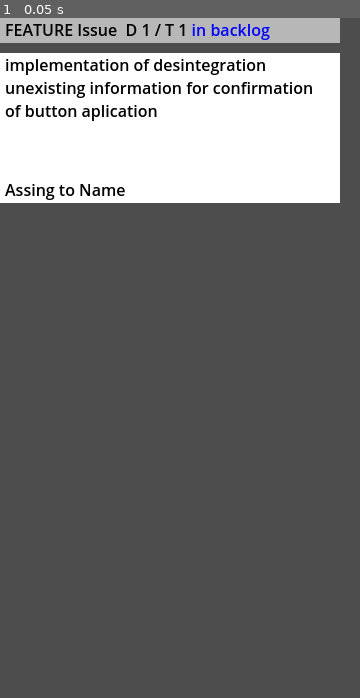
Above: before the commit, frame 1.
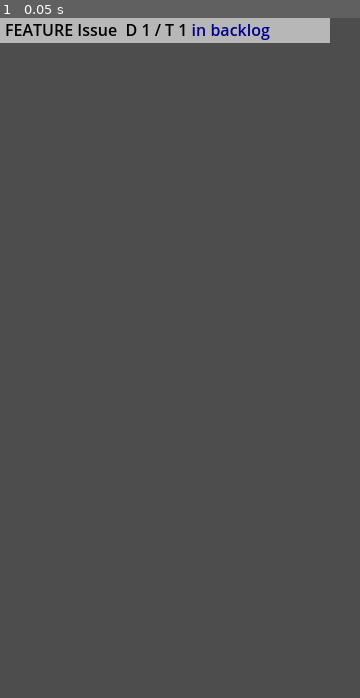
Above: after the commit, the same moment.

Repository: ltbk2023/pig
Game: Godot game, scene res://issue/issue.tscn
Two runs of this game, one before a commit and one after it. Both use one fixed random seed, a clock stepped at 60 frames per second and the inputs below. This scene is started directly instead of the project's main scene.
Inputs:
- Up to frame 1 (0.05 s): no input

The runs differ from the first frame. In frame 1, 21% of the frame differs, in the area x 0-95%, y 0-28%.

Commit message:
PIG-76 implementation of extended desricption hide/show button

Diff:
--- a/PIG/issue/issue.gd
+++ b/PIG/issue/issue.gd
@@ -2,18 +2,18 @@
 class_name Issue
 
 enum IssueType {FEATURE, BUG_ISSUE}
-# decription is used in Sumary
+# decription is used in Summary
 var type_decription = {
 	IssueType.FEATURE:"[color=BLACK]FEATURE[/color]",
-	IssueType.BUG_ISSUE:"[color=RED]BUG ISSUE[/color]"
+	IssueType.BUG_ISSUE:"[color=DARK_RED]BUG ISSUE[/color]"
 }
 
 enum IssueState {IN_BACKLOG, IN_PROGRESS, COMPLETED}
-# decription is used in Sumary
+# decription is used in Summary
 var  state_desriptions = {
-	IssueState.IN_BACKLOG:"[color=BLUE]in backlog[/color]",
-	IssueState.IN_PROGRESS: "[color=YELLOW]in backlog[/color]",
-	IssueState.COMPLETED: "[color=GREEN]completed[/color]",
+	IssueState.IN_BACKLOG:"[color=DARK_BLUE]in backlog[/color]",
+	IssueState.IN_PROGRESS: "[color=GOLD]in progres[/color]",
+	IssueState.COMPLETED: "[color=DARK_GREEN]completed[/color]",
 }
 
 @export var type:IssueType
@@ -21,12 +21,11 @@
 @export_range(1,4) var difficulty = 1
 @export_range(1,3) var time = 1
 
-
 var __progress = 0
 
 # Called when the node enters the scene tree for the first time.
 func _ready():
-	update_sumary()
+	update_summary()
 
 # Called every frame. 'delta' is the elapsed time since the previous frame.
 func _process(delta):
@@ -41,6 +40,11 @@
 
 # update summary text
 #sumary include type, name, difficulty, time, state
-func update_sumary():
-	$Sumary.text =  type_decription[type]+" [color=BLACK]"+name+"  D "+str(difficulty)+" / T "+str(time)+"[/color] " + \
+func update_summary():
+	$Summary.text =  type_decription[type]+" [color=BLACK]"+name+"  D "+str(difficulty)+" / T "+str(time)+"[/color] " + \
 	state_desriptions[state]
+
+
+# when button is realised toggle extended description visibility
+func _on_button_button_up():
+	set_visibility_od_exteded_desription(not $Extended.visible)
--- a/PIG/issue/issue.tscn
+++ b/PIG/issue/issue.tscn
@@ -8,7 +8,7 @@
 
 [sub_resource type="GradientTexture2D" id="GradientTexture2D_r2p30"]
 gradient = SubResource("Gradient_dqevm")
-width = 340
+width = 330
 height = 25
 
 [sub_resource type="Gradient" id="Gradient_blit4"]
@@ -17,7 +17,7 @@
 
 [sub_resource type="GradientTexture2D" id="GradientTexture2D_12x6g"]
 gradient = SubResource("Gradient_blit4")
-width = 340
+width = 330
 height = 150
 
 [node name="Issue" type="Node2D"]
@@ -28,14 +28,21 @@
 texture = SubResource("GradientTexture2D_r2p30")
 centered = false
 
-[node name="Sumary" type="RichTextLabel" parent="."]
+[node name="Summary" type="RichTextLabel" parent="."]
 offset_left = 5.0
-offset_right = 335.0
+offset_right = 325.0
 offset_bottom = 25.0
 bbcode_enabled = true
 text = "[color=BLACK]FEATURE name D 0 / T 0 in backlog [/color]"
 
+[node name="Button" type="Button" parent="."]
+modulate = Color(1, 1, 1, 0)
+offset_right = 339.0
+offset_bottom = 31.0
+
 [node name="Extended" type="Node2D" parent="."]
+visible = false
+z_index = 1
 
 [node name="Sprite2D2" type="Sprite2D" parent="Extended"]
 position = Vector2(0, 35)
@@ -45,7 +52,7 @@
 [node name="Description" type="RichTextLabel" parent="Extended"]
 offset_left = 5.0
 offset_top = 35.0
-offset_right = 335.0
+offset_right = 325.0
 offset_bottom = 155.0
 bbcode_enabled = true
 text = "[color=BLACK]implementation of desintegration unexisting information for confirmation of button aplication[/color]
@@ -54,7 +61,9 @@
 [node name="Assinment" type="RichTextLabel" parent="Extended"]
 offset_left = 5.0
 offset_top = 160.0
-offset_right = 335.0
+offset_right = 325.0
 offset_bottom = 185.0
 bbcode_enabled = true
 text = "[color=BLACK]Assing to Name[/color]"
+
+[connection signal="button_up" from="Button" to="." method="_on_button_button_up"]
--- a/PIG/view/backlog/backlog.gd
+++ b/PIG/view/backlog/backlog.gd
@@ -11,12 +11,12 @@
 	pass
 
 #set issue positon to given pose
-#pose is calculated by multiplaying pose_number and issue_visual_separation
+#pose is calculated by multiplying pose_number and issue_visual_separation
 func set_issue_position(issue:Issue,pose_number:int):
 	issue.position = pose_number * issue_visual_separation
 
 
-#update position of all chldern of Issues node
+#update position of all chldren of Issues node
 #position is based on order in Issues node and issue_visual_separation
 func update_issues_position():
 	var i = 0
@@ -29,11 +29,11 @@
 	$Issues.add_child(issue)
 	set_issue_position(issue,$Issues.get_child_count()-1)
 
-#remove issue to the backlog and update position of the others issues
+#remove issue from the backlog and update position of the others issues
 func remove_issue(issue:Issue):
 	$Issues.remove_child(issue)
 	update_issues_position()
 
-#get all issuees from Baclog
+#get all issuees from Backlog
 func get_issues():
 	$Issues.get_children()
Not shown: 1 places in PIG/view/backlog/backlog.tscn that only renumber resources
